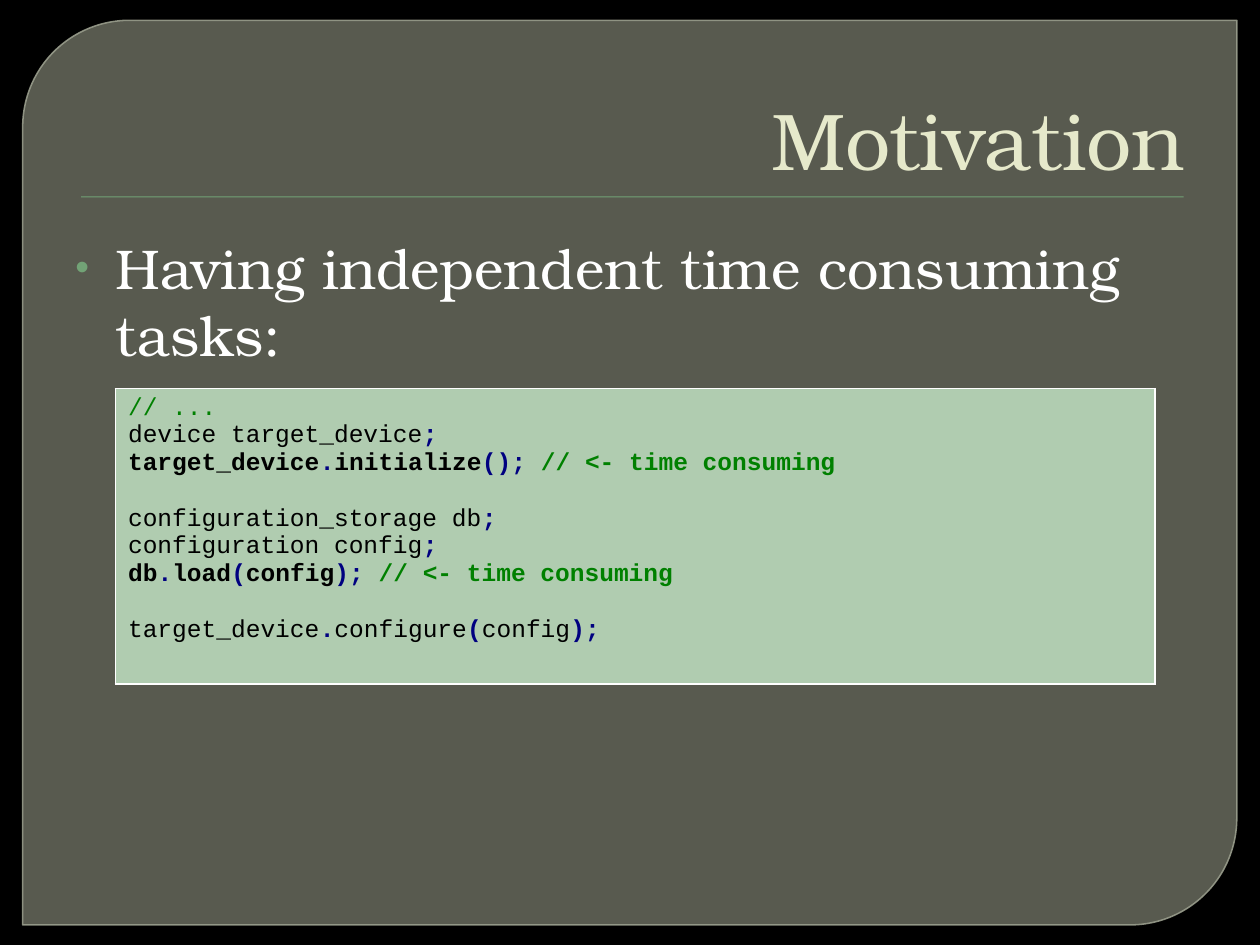
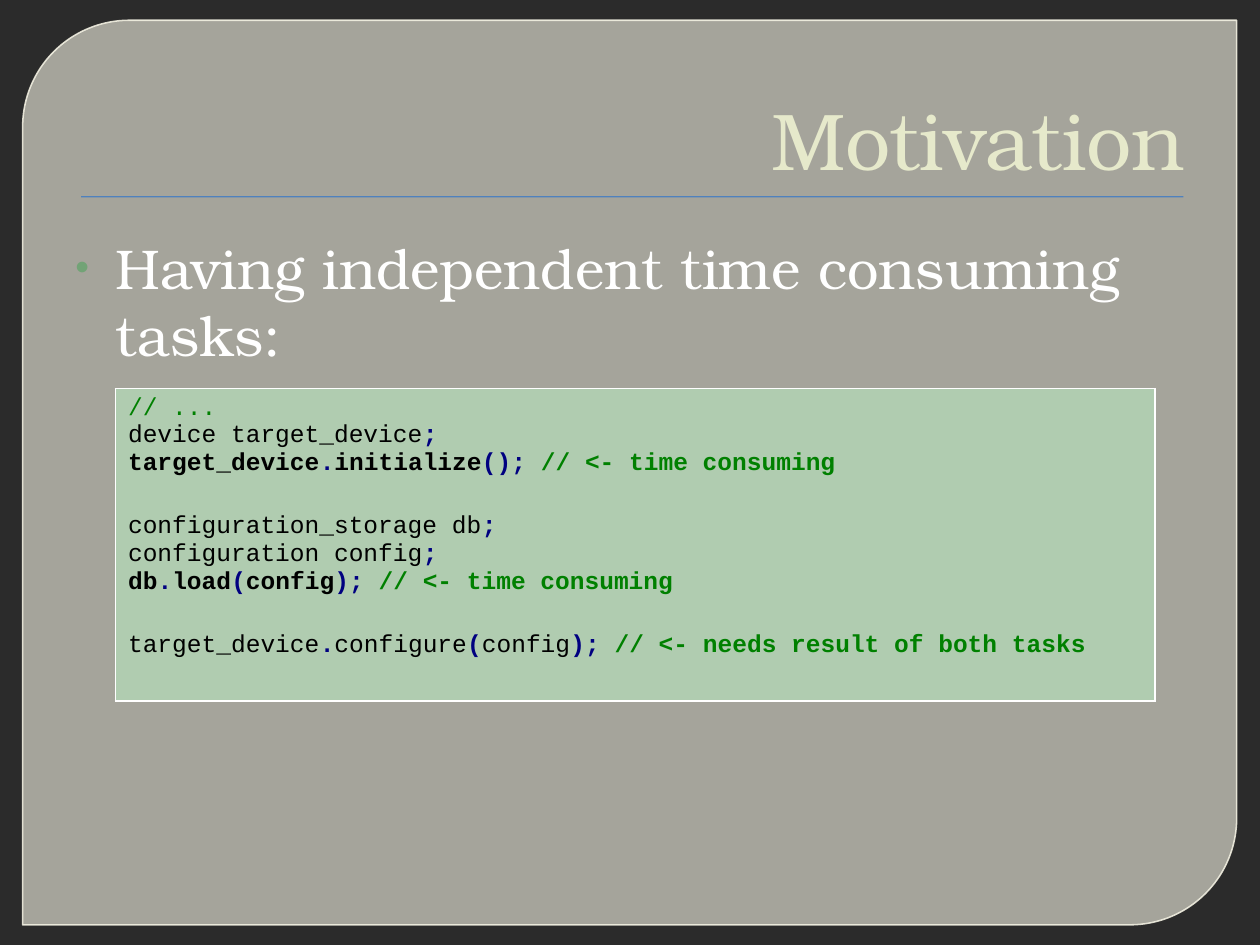
Before and after one commit to xtofl/cpp11training, a slide deck: slide 5 of slides/6.c11multithreading-futures-140925092912-phpapp01.pptx. Drawn at 1260x945 pixels with LibreOffice and Linux fonts; fonts in the diff are those of the drawing; background and template pictures are left out; a plain dark background stands for a picture behind light text. Boxes give left, top, right and bottom in pixels: in the first picture for what was removed or moved away, otherwise in the second. Text is boxed around its words. In the diff, an @@ line names an element or a change of style, - is before the commit and + after.

```diff
--- a/slides/6.c11multithreading-futures-140925092912-phpapp01.pptx
+++ b/slides/6.c11multithreading-futures-140925092912-phpapp01.pptx
@@ round diag rect at box(23, 20, 1237, 925): fill #888B7B at 65% opacity to #E8E6D9 at 65% opacity; outline #9DA090 0.87 pt to #F6F3E4 0.88 pt @@
@@ text "Motivation" at box(772, 115, 1185, 171): text colour #E7EACB to #E6E9CB @@
@@ rectangle at box(81, 197, 1183, 198): fill #72A376 to #4F81BD @@
@@ table at box(116, 388, 1155, 661) @@
-row 1, column 1: // ... / device target_device; / target_device.initialize(); // <- time consuming / configuration_storage db; / configuration config; / db.load(config); // <- time consuming / target_device.configure(config);
+row 1, column 1: // ... / device target_device; / target_device.initialize(); // <- time consuming / configuration_storage db; / configuration config; / db.load(config); // <- time consuming / target_device.configure(config); // <- needs result of both tasks
@@ borders changed @@
```
Also in this commit, not shown: 26 other slides changed, 2 other files.
